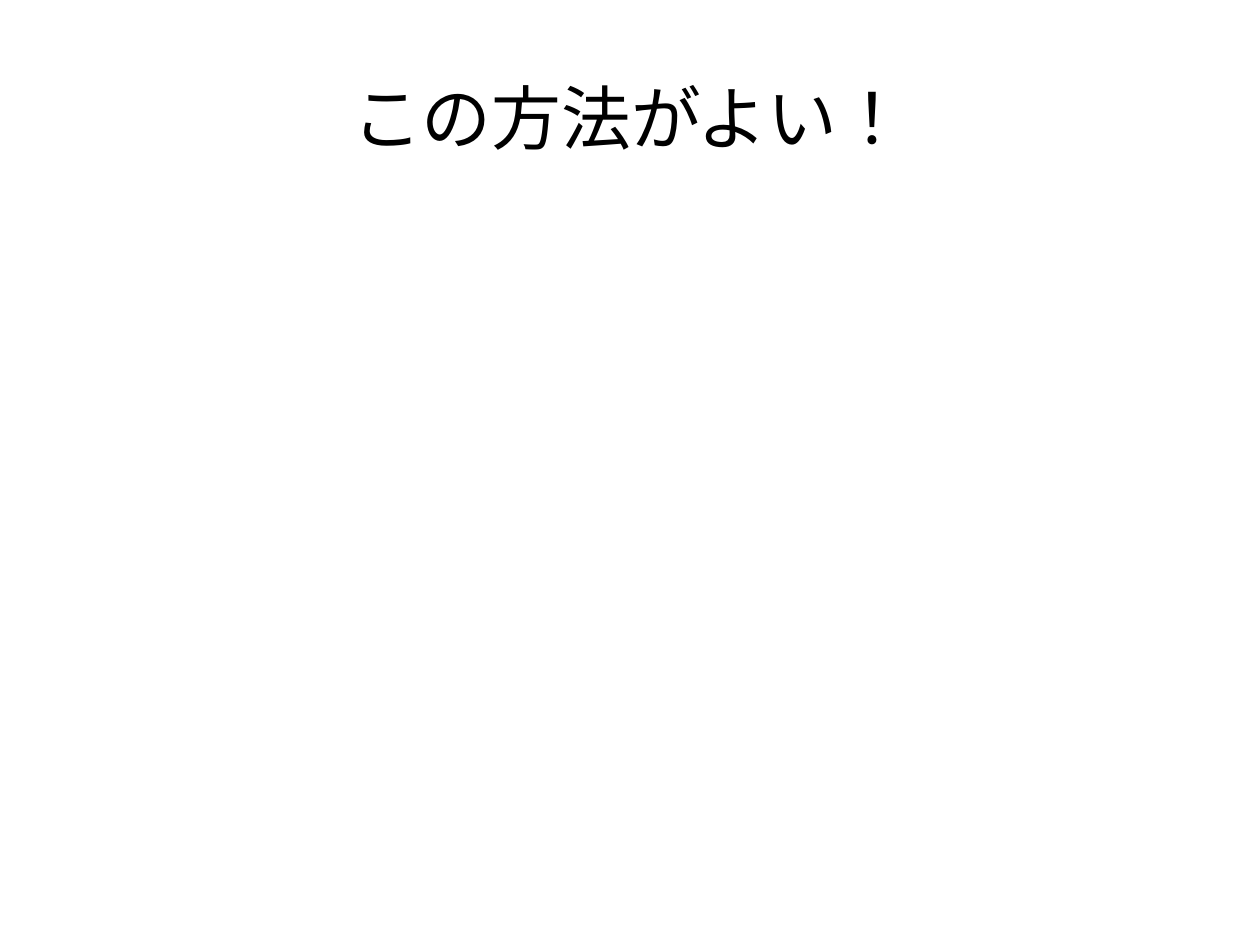
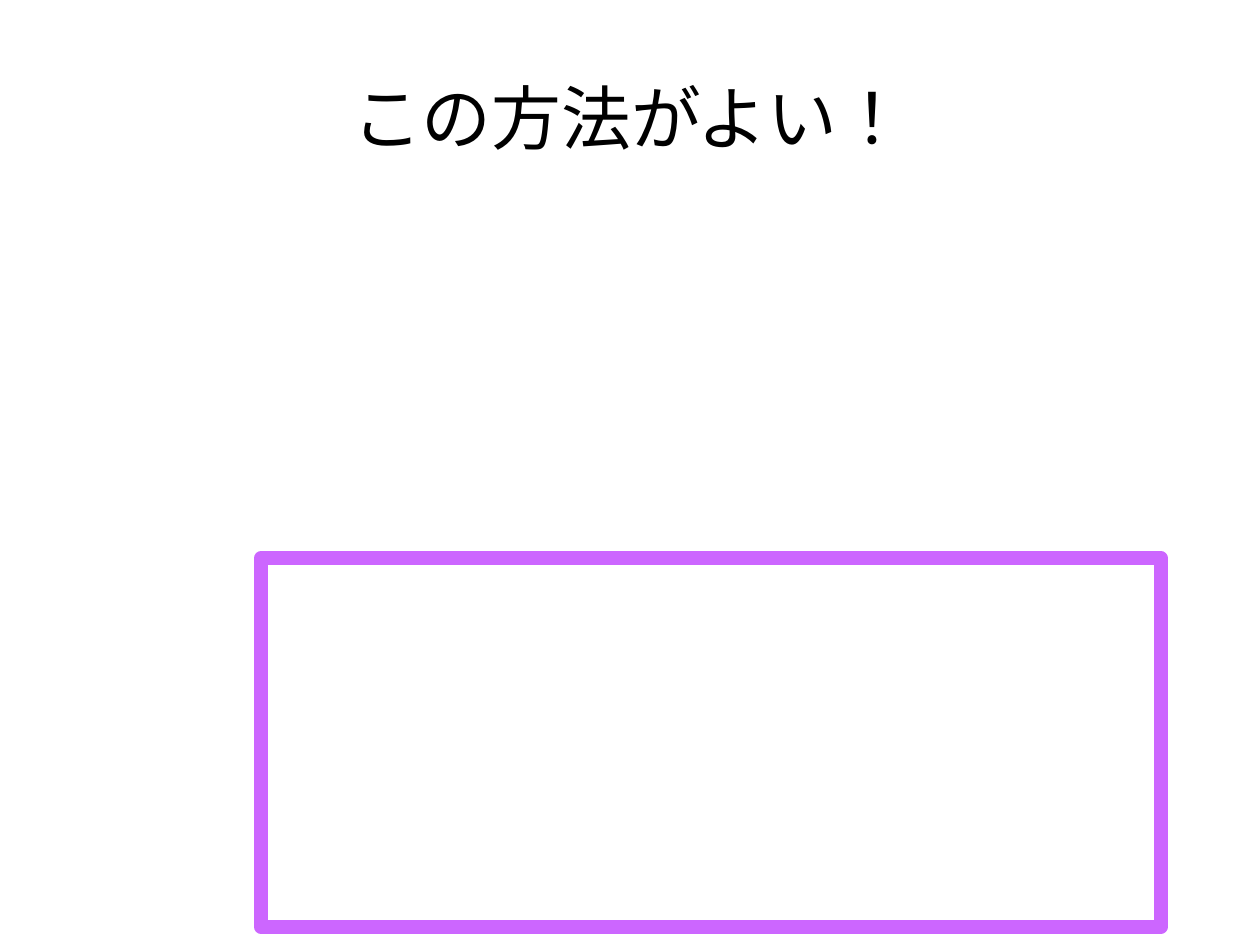
Before and after one commit to masakiyamamotobb/doc, a slide deck: slide 10 of Kinect_memo.odp. Drawn at 1260x945 pixels with LibreOffice and Linux fonts; fonts in the diff are those of the drawing; background and template pictures are left out. Boxes give left, top, right and bottom in pixels: in the first picture for what was removed or moved away, otherwise in the second. Text is boxed around its words. In the diff, an @@ line names an element or a change of style, - is before the commit and + after.

Commit message:
Aug 9 2nd

```diff
--- a/Kinect_memo.odp
+++ b/Kinect_memo.odp
@@ rectangle added at (261, 558, 1161, 927), outline #CC66FF 8.5 pt @@
```
Also in this commit, not shown: 2 slides added.
